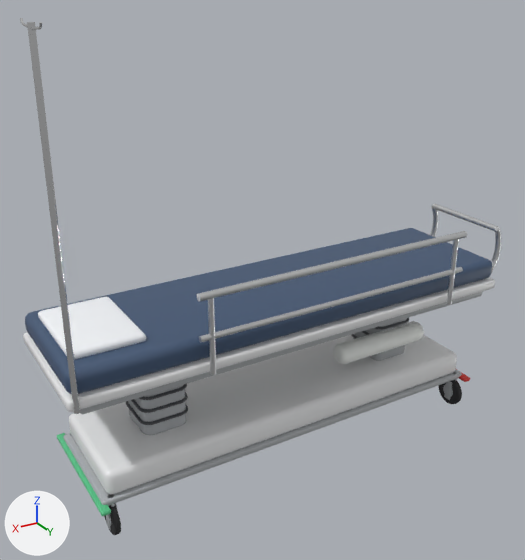
Two versions of the glTF model assets/models/brancard.glb, one commit apart.
The view is the same before and after, from a 50 mm lens placed at (1.2, 2.52, 2.09), pointed at (-0.3, 0.01, 0.84). The lights are fixed; the arrows at lower left show +X, +Y and +Z. The picture after the commit comes second. Vertices at exactly the same position are counted once.

Names of what the first picture shows: 'brancard'.
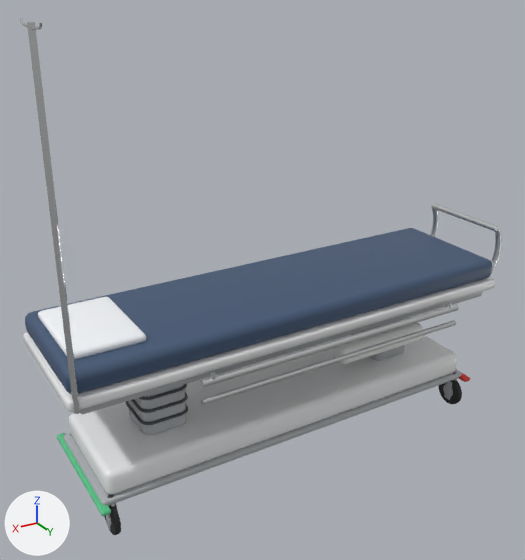
Edits to the bpy script that builds the scene:
```text
Change me_brancard:
    where me_brancard.from_pydata(...)  # 6830 vertices, 13428 faces; spans x -1.55..0.67, y -0.36..0.42, z 0.0..1.96
    used by ob_brancard; location = (0.0, 0.0, 0.0)
    me_brancard part 1: the loose piece of 24 vertices spanning x -1.11..-1.09, y 0.34..0.36, z 0.67..1.0 is multiplied about its middle by the matrix ((0.0, 0.096, 0.0), (0.096, 0.0, 0.0), (0.0, 0.0, -0.096)), then moved by (0.0, 0.0, -0.18)
    me_brancard part 2: the loose piece of 24 vertices spanning x 0.11..0.13, y 0.34..0.36, z 0.67..1.0 is multiplied about its middle by the matrix ((0.0, 0.096, 0.0), (0.096, 0.0, 0.0), (0.0, 0.0, -0.096)), then moved by (0.0, 0.0, -0.18)
    me_brancard part 3: the loose piece of 32 vertices spanning x -1.15..0.17, y 0.34..0.36, z 0.98..1.01 is moved by (0.0, 0.0, -0.36)
    me_brancard part 4: the loose piece of 32 vertices spanning x -1.15..0.17, y 0.34..0.36, z 0.82..0.84 is moved by (0.0, 0.0, -0.27)
```

Pixel boxes [x1, y1, x2, y2] of what changed, in the pictures (525 x 560 px; the box of a moved part takes in the faces that stretch with it):
part 1 of me_brancard, moved or reshaped
    before: [446, 239, 459, 305]
    after: [446, 303, 452, 309]
part 2 of me_brancard, moved or reshaped
    before: [208, 298, 216, 375]
    after: [210, 372, 216, 380]
part 3 of me_brancard, moved or reshaped
    before: [197, 231, 467, 302]
    after: [200, 304, 459, 388]
part 4 of me_brancard, moved or reshaped
    before: [199, 267, 463, 343]
    after: [201, 320, 456, 405]
